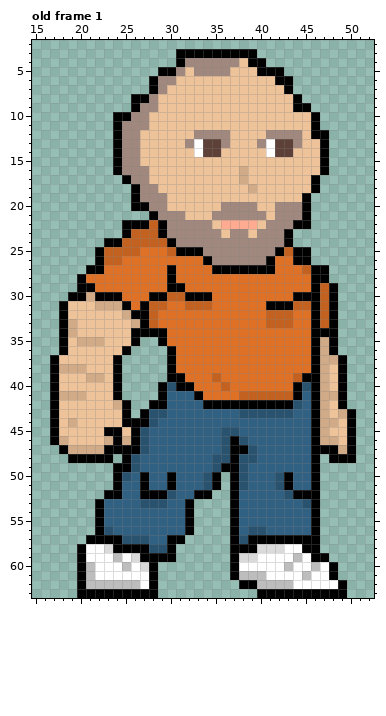
Pixel-art file -- Projecte-GameDesign/Personatges/Salva/animat/saltar-salva.aseprite. The picture above is the old version.
64x64 pixels, 2 frames. Shown: old frame 1: x 15..52, y 2..63.
The result:
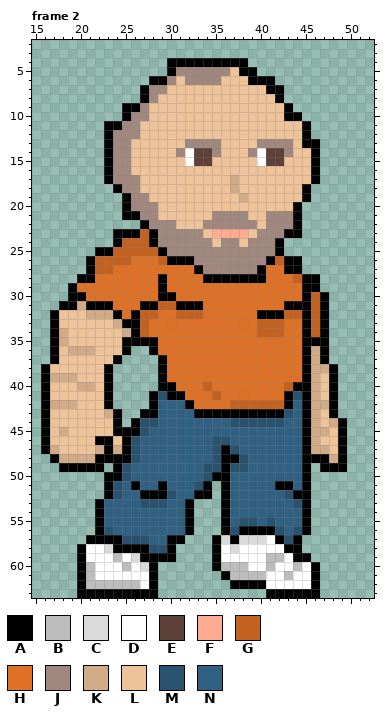
Palette (. is transparent): A #000000  B #bdbdbd  C #dadada  D #ffffff  E #5d4037  F #ffab91  G #c36220  H #df7126  J #a1887f  K #d1ab87  L #eec39a  M #29526f  N #306082
A new or re-ordered frame is compared with the old frame closest to it.
The edit:
frames 2 -> 3
Changed rows in their new state; - is an unchanged pixel.
Frame 2 is new; against old frame 1:
first column x 16:
 3 ---------------.........-----------
 4 --------------A-AAAAAAA..----------
 5 -------------.--J-----AA...--------
 6 -------------A--JJJJ---AAA..-------
 7 -----------AJ------------AA.-------
 8 ----------.---------------A..------
 9 ---------A--L--------------A..-----
10 --------.------------------AA..----
11 -------A---L-----------------A.----
12 -------AJ--------LLLL----LLLLA..---
13 -------AJ-L------JJJL----JJJLAA.---
14 -------AJ-L----JDE-J---JDE-J--A.---
15 -------AJ-L-----DEE-----DEE---A.---
16 -------AJ-LL----------L-------A.---
17 -------AJJ-L---------KL------------
18 --------AJJLL--------K-L-----A.----
19 ---------AJ-LL--------K------------
20 ---------AJJ-L------LLLL--LLA.-----
21 ---------AAJJLLL-------LLJ--A.-----
22 ---------..-JJ-LLL-JJJJJ-----.-----
23 --------A-A-AJ----LFFFF-----A------
24 -------.----AJJ----L--L---A.-------
25 -------A---GGAJJJJ---------...-----
26 -----AG--G---GAAAJJ-------GA-.-----
27 ------GG------H--AJJJJJJ-H-AA...---
28 -----A-------AH---AAAAAAA---GA-.---
29 ---AHH-------AHH-------------A-..--
30 -----HHHH---H-AHHHH---------H-GA.--
31 ---AKAAAHH--A-GAAAH------HH-AAGA.--
32 -AL--KKKAH-G---GGG------AAA-GAGA.--
33 -ALL----KAAGH-----------G--H-AGA.--
34 -AKL-----K-GHH----------GGG--AG-.--
35 -AK-LLL--A-AAH---------------A-A.--
36 -ALKKK------AHH--------------AKA.--
37 -------------AH--------------AKA..-
38 ALLLL--A.----AH--------------AK-A.-
39 AKKK-LLA.----AHH---H--------H-KLA.-
40 AL--KK-A.-----AHH-G-H------G-AKLA.-
41 ALLLL--A.---AMAAHH-G--HHHHHAMAKLA.-
42 AKKK---A..---N--AHHHHGGGGGG-NAK-A.-
43 AL-----KA.--AN---AAAAAAAAAA--AKLA..
44 AL-L----A.-M---------MMMMMM--AKL-A.
45 ALK----L-A----------NN-------AK--A.
46 ALL---AALAMN-------M-NN------AKLLA.
47 AKLLLL--K-MN-------MAMNN-----AKKLA.
48 -AKKKK--A-----------A--N-----A-AK-.
49 --AAAAA--MN-------M--M-------A.AAA-
50 -------A---N--N-----ANN---NN-A.----
51 -------AM-AN-AN--MA.ANN---A--A.----
52 --------M-----------AN--------.----
53 --------------------AN------MA.----
54 --------------------AN-------A.----
55 --------------------ANMM-M---A.----
56 --------------------AMAAAAM-MA.----
57 -------------------AC-CCCD-M-..----
58 -------------------ADCDDDDDAA..----
59 -------------------ADDDD-BB-AA..---
60 -------------------ABBB--B-DB-A..--
61 --------------------AB-----B-DA..--
62 ---------------------A--ADDD--A...-
63 ------------------------.------...-
